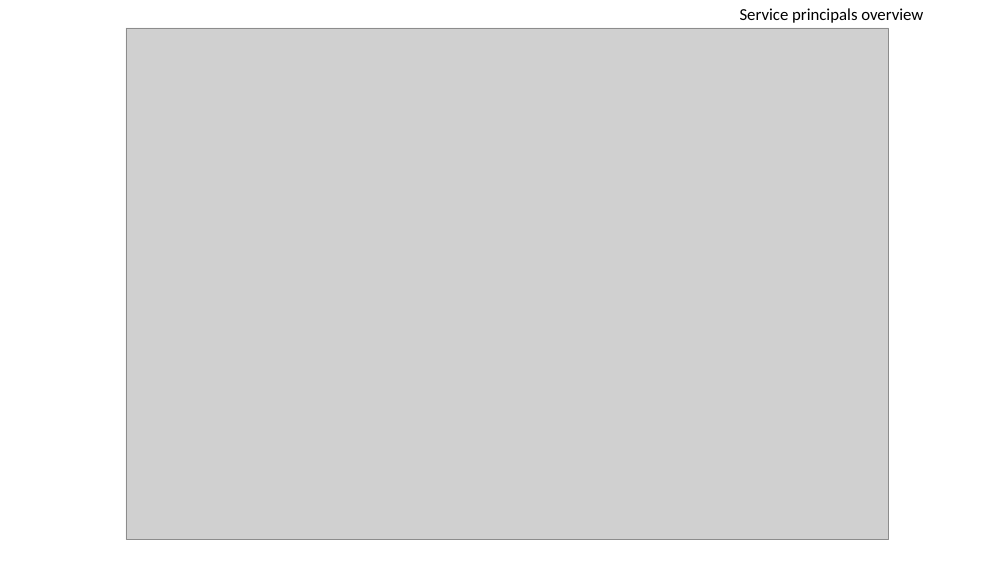
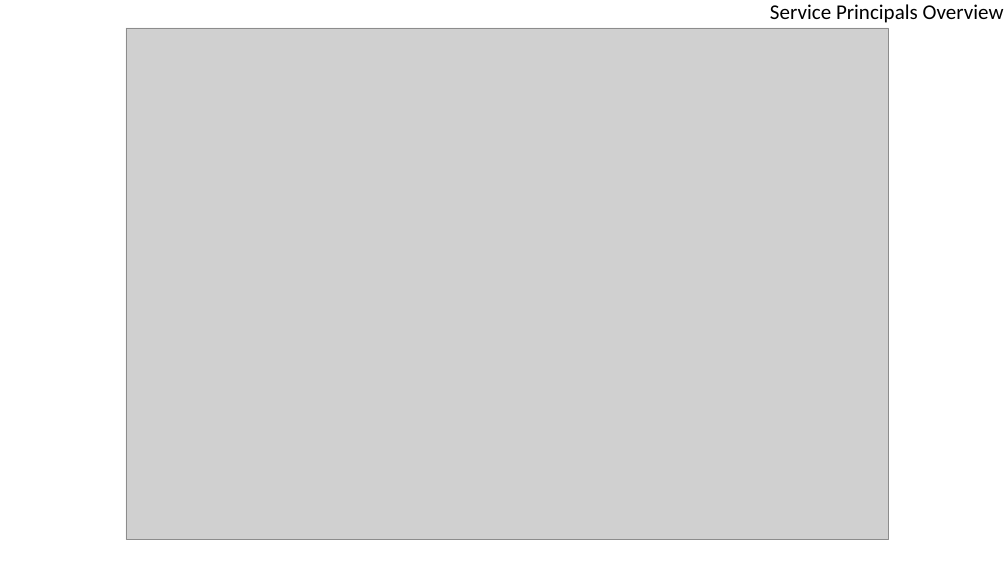
Before and after one commit to starkfell/iam-conf-2020-aks-practical-yaml, a slide deck: slide 9 of presentation.pptx (slide 5 before the commit). Drawn at 1008x567 pixels with LibreOffice and Linux fonts; fonts in the diff are those of the drawing; grey boxes stand for pictures. Boxes give left, top, right and bottom in pixels: in the first picture for what was removed or moved away, otherwise in the second. Text is boxed around its words. In the diff, an @@ line names an element or a change of style, - is before the commit and + after.

```diff
--- a/presentation.pptx
+++ b/presentation.pptx
@@ text at [770,4,1004,23]: text changed; size 16 to 20 pt @@
-Service principals overview
+Service Principals Overview
```
Also in this commit, not shown: 3 other slides changed, 4 slides added, 2 other files.
